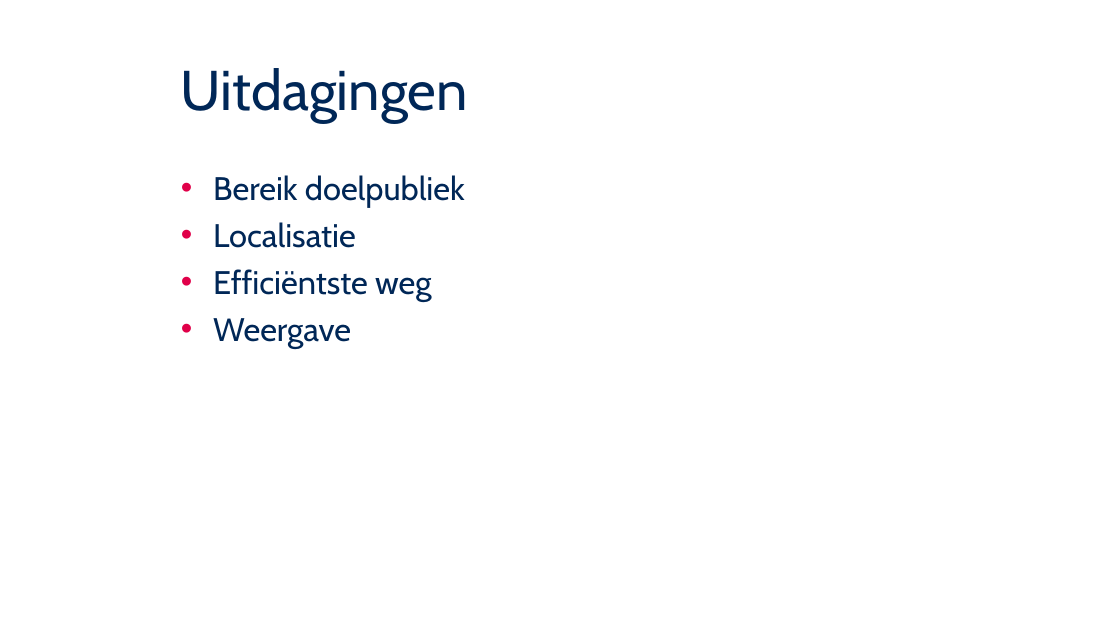
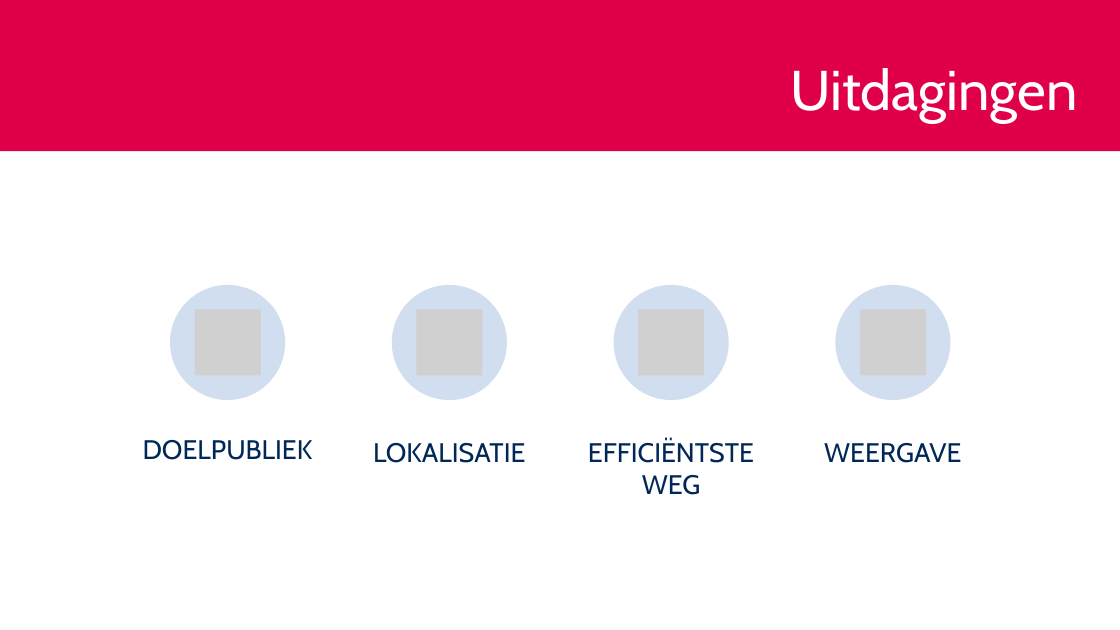
Before and after one commit to UCLeuvenLimburg/Buildingding, a slide deck: slide 5 of Scriptie/Presentatie/Eindpresentatie.pptx (slide 4 before the commit). Drawn at 1120x630 pixels with LibreOffice and Linux fonts; fonts in the diff are those of the drawing; grey boxes stand for pictures; background and template pictures are left out. Boxes give left, top, right and bottom in pixels: in the first picture for what was removed or moved away, otherwise in the second. Text is boxed around its words. In the diff, an @@ line names an element or a change of style, - is before the commit and + after.

```diff
--- a/Scriptie/Presentatie/Eindpresentatie.pptx
+++ b/Scriptie/Presentatie/Eindpresentatie.pptx
@@ rectangle added at (x1=0, y1=0, x2=1120, y2=151), fill #E00049 @@
@@ title "Uitdagingen" at (x1=791, y1=68, x2=1078, y2=122): text colour #002757 to #FFFFFF; alignment left to right @@
@@ text removed at (x1=213, y1=175, x2=465, y2=348) @@
-• Bereik doelpubliek
-• Localisatie
-• Efficiëntste weg
-• Weergave
@@ group added at (x1=143, y1=285, x2=961, y2=495): 4 ellipses, 4 pictures, 4 texts @@
+DOELPUBLIEK
+LOKALISATIE
+EFFICIËNTSTE WEG
+WEERGAVE
```
Also in this commit, not shown: 5 other slides changed, 13 slides added, 5 slides removed.
